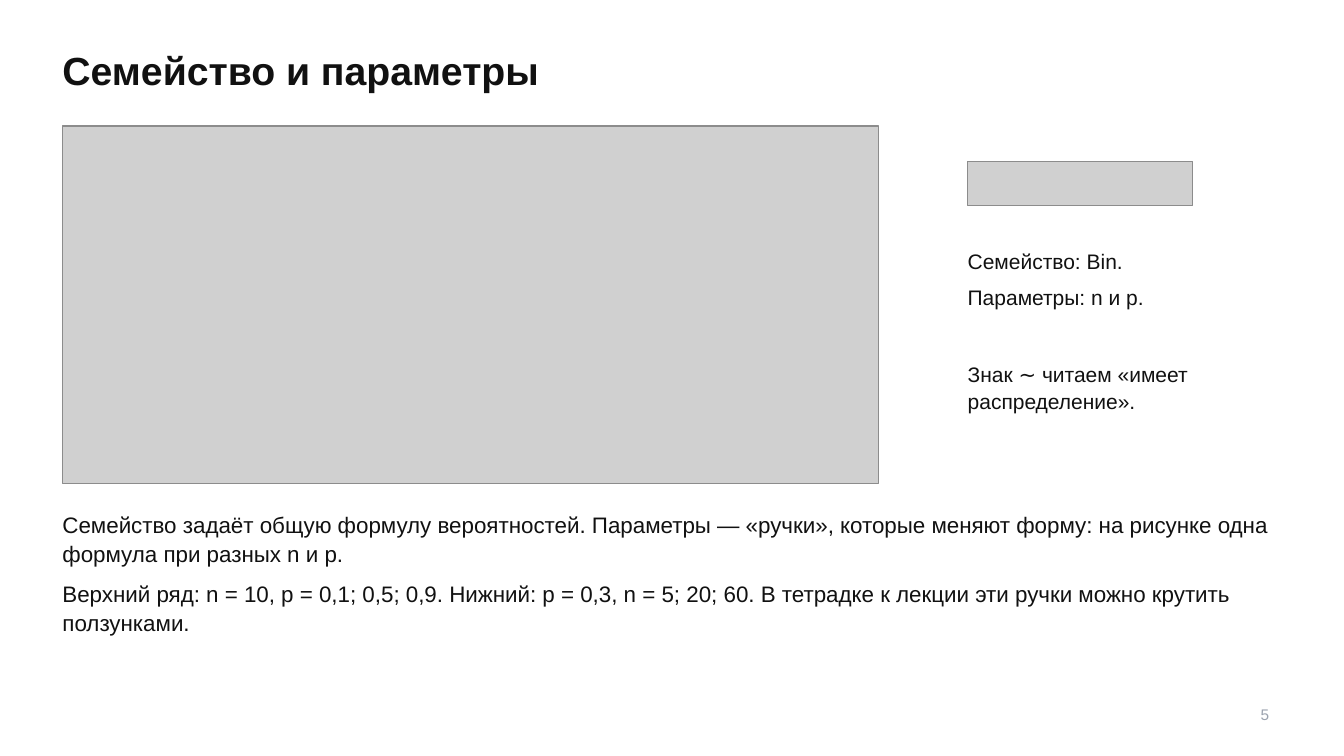
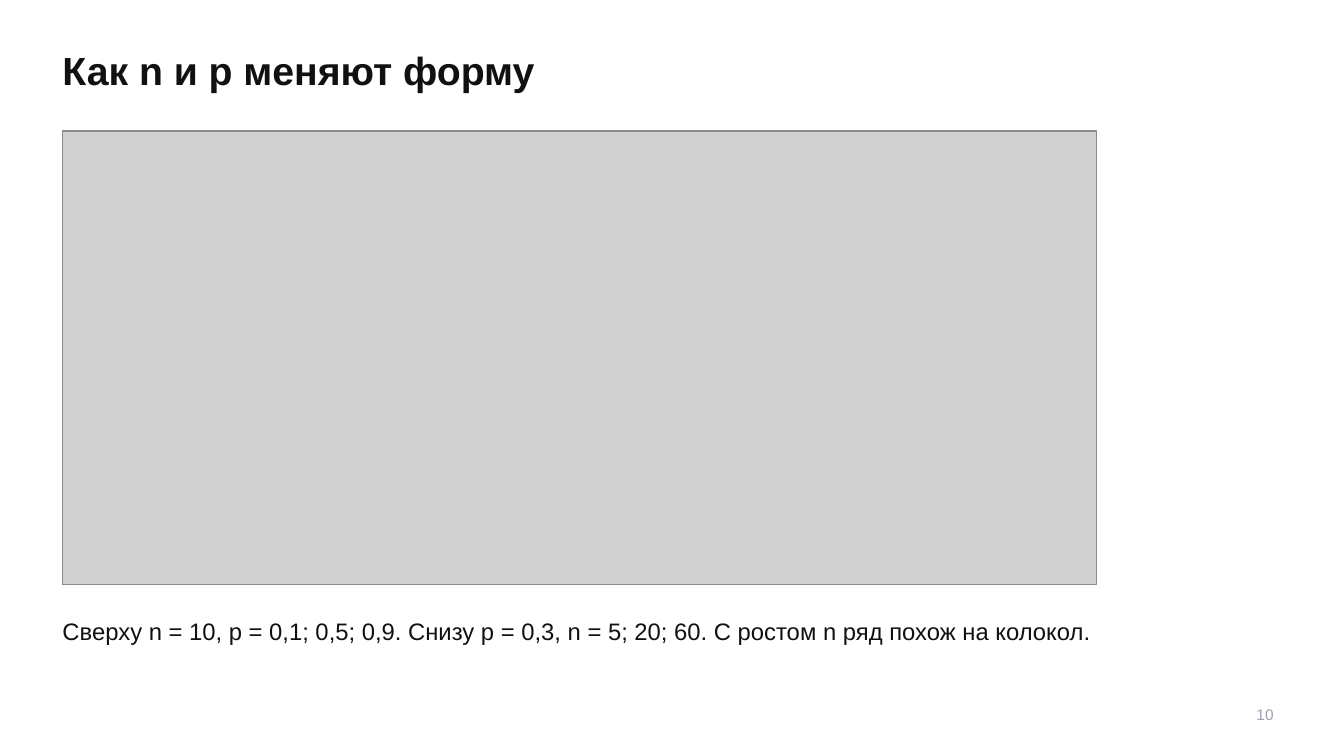
Before and after one commit to TheTonyPub/probability-theory-2026, a slide deck: slide 10 of lectures/06_distributions-17-25-2.pptx (slide 5 before the commit). Drawn at 1344x756 pixels with LibreOffice and Linux fonts; fonts in the diff are those of the drawing; grey boxes stand for pictures. Boxes give left, top, right and bottom in pixels: in the first picture for what was removed or moved away, otherwise in the second. Text is boxed around its words. In the diff, an @@ line names an element or a change of style, - is before the commit and + after.

```diff
--- a/lectures/06_distributions-17-25-2.pptx
+++ b/lectures/06_distributions-17-25-2.pptx
@@ text at <box>62,56,534,93</box>: text changed @@
-Семейство и параметры
+Как n и p меняют форму
@@ picture: place and size @@
-picture at <box>63,126,878,484</box>
+picture at <box>63,131,1097,585</box>
@@ picture removed at <box>968,161,1193,206</box> @@
@@ text removed at <box>968,253,1188,413</box> @@
-Семейство: Bin.
-Параметры: n и p.
-Знак ∼ читаем «имеет распределение».
@@ text at <box>62,623,1090,645</box>: text changed; size 16 to 17 pt @@
-Семейство задаёт общую формулу вероятностей. Параметры — «ручки», которые меняют форму: на рисунке одна формула при разных n и p.
-Верхний ряд: n = 10, p = 0,1; 0,5; 0,9. Нижний: p = 0,3, n = 5; 20; 60. В тетрадке к лекции эти ручки можно крутить ползунками.
+Сверху n = 10, p = 0,1; 0,5; 0,9. Снизу p = 0,3, n = 5; 20; 60. С ростом n ряд похож на колокол.
@@ text at <box>1256,709,1273,720</box>: text changed @@
-5
+10
```
Also in this commit, not shown: 31 other slides changed, 14 slides added, 24 slides removed.
